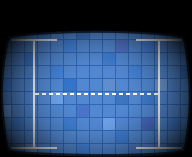
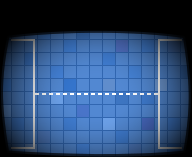
Layer changes from the first 192 x 157 image to the second:
painted on "Vertical field" over (35, 39, 158, 149)
